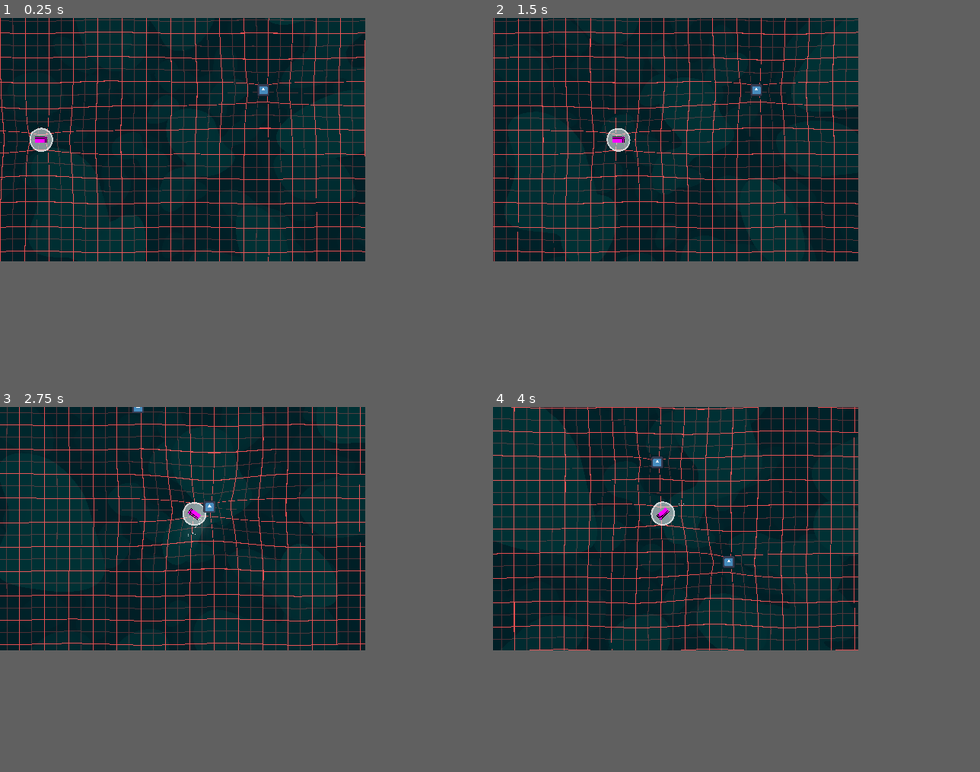
Above: before the commit, frames 1-4 (two rows, left to right).
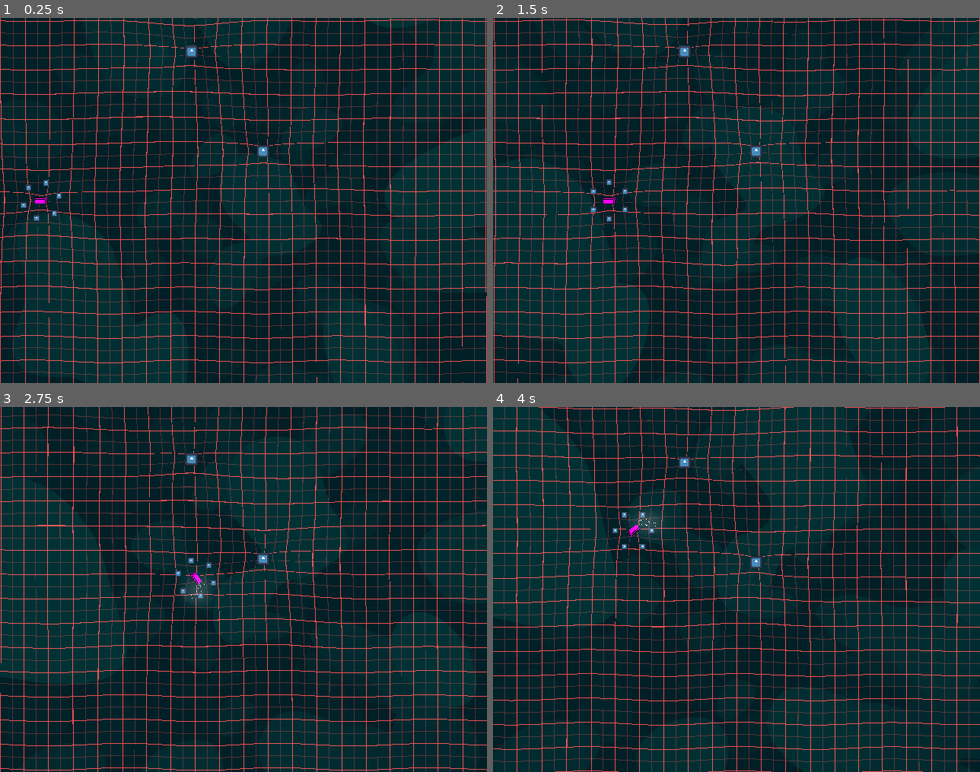
Above: after the commit, the same moments.

Repository: 3xcpy/roguelike-arcade-driving
Game: Godot game, scene res://scenes/main.tscn
Same seed, same stepped clock (60 frames per second), same inputs: the game is played once before the commit and once after it. The engine's default icon, where the game draws it, is replaced by a stand-in: a white triangle on a blue panel in a dark square.
Inputs:
- Up to frame 1 (0.25 s): no input
- Up to frame 2 (1.5 s): tap Enter at 0.5 s; hold Up from 0.53 s (still down); tap Alt at 0.6 s; tap Shift at 1.35 s
- Up to frame 3 (2.75 s): release Up at 2.03 s; hold Left (steer_left) from 2.03 s (still down); tap Alt at 2.1 s
- Up to frame 4 (4 s): tap Shift at 2.85 s; release Left (steer_left) at 3.53 s; hold Down from 3.53 s (still down); tap Alt at 3.6 s
The window is 480x320 before the commit and 640x480 after it. Grey fills any space a smaller window leaves; there, only what the larger window draws over its background counts as a difference.

The runs differ from the first frame. In frame 1, 16% of the frame differs, in the area x 0-100%, y 0-100%; in frame 2, 16%; in frame 3, 18%; in frame 4, 17%.

Commit message:
Weapons now do continuous damage, changed resolution

Diff:
--- a/project.godot
+++ b/project.godot
@@ -21,8 +21,8 @@
 
 [display]
 
-window/size/viewport_width=480
-window/size/viewport_height=320
+window/size/viewport_width=640
+window/size/viewport_height=480
 window/stretch/mode="viewport"
 
 [editor_plugins]
--- a/scenes/aura.tscn
+++ b/scenes/aura.tscn
@@ -29,5 +29,3 @@
 material = SubResource("ShaderMaterial_u8i4k")
 scale = Vector2(0.25, 0.25)
 texture = ExtResource("1_2eort")
-
-[connection signal="area_entered" from="Area2D" to="." method="_on_area_2d_area_entered"]
--- a/scenes/enemy.tscn
+++ b/scenes/enemy.tscn
@@ -7,6 +7,17 @@
 
 [sub_resource type="RectangleShape2D" id="RectangleShape2D_md0e3"]
 size = Vector2(16, 16)
+
+[sub_resource type="ParticleProcessMaterial" id="ParticleProcessMaterial_5uy6h"]
+particle_flag_disable_z = true
+angle_min = 1.0728835e-05
+angle_max = 1.0728835e-05
+spread = 180.0
+initial_velocity_min = 50.95
+initial_velocity_max = 107.99
+gravity = Vector3(0, 0, 0)
+damping_min = 100.00001
+damping_max = 100.00001
 
 [node name="Enemy" type="Area2D" groups=["Enemies"]]
 script = ExtResource("1_5uy6h")
@@ -24,4 +35,14 @@
 
 [node name="HealthComponent" parent="." instance=ExtResource("3_4ra3w")]
 
+[node name="GPUParticles2D" type="GPUParticles2D" parent="."]
+position = Vector2(-1, 0)
+emitting = false
+amount = 16
+lifetime = 0.5
+one_shot = true
+explosiveness = 1.0
+process_material = SubResource("ParticleProcessMaterial_5uy6h")
+
+[connection signal="damaged" from="HealthComponent" to="." method="_on_health_component_damaged"]
 [connection signal="dead" from="HealthComponent" to="." method="_on_health_component_dead"]
--- a/scenes/player.tscn
+++ b/scenes/player.tscn
@@ -49,9 +49,9 @@
 [node name="Player" type="CharacterBody2D"]
 z_index = 1
 script = ExtResource("1_3vyb7")
-speed = 150.0
+speed = 100.0
 traction = 5.0
-drift_trigger = 0.8
+drift_trigger = 0.85
 
 [node name="CollisionShape2D" type="CollisionShape2D" parent="."]
 rotation = 1.5707964
@@ -75,9 +75,10 @@
 [node name="Weapons" type="Node2D" parent="."]
 
 [node name="Eyeballs" parent="Weapons" instance=ExtResource("4_dqkch")]
-amount = 0
+amount = 6
 
 [node name="Aura" parent="Weapons" instance=ExtResource("4_tuyoq")]
+radius = 0.0
 
 [node name="HealthComponent" parent="." instance=ExtResource("4_qlg0r")]
 
--- a/scripts/aura.gd
+++ b/scripts/aura.gd
@@ -1,7 +1,10 @@
 extends Node2D
 
 var damage: float = 1.0
+var tick: float = 0.1
 @export var radius: float = 16.0
+
+var timer: float = 0.0
 
 @onready var area: Area2D = $Area2D
 
@@ -10,13 +13,17 @@
 	set_radius(radius)
 
 
-func _physics_process(_delta: float) -> void:
-	area.global_position = global_position
+func _physics_process(delta: float) -> void:
+	timer += delta
+	if timer >= tick:
+		timer = 0.0
+		var overlapping_areas := area.get_overlapping_areas()
+		for a in overlapping_areas:
+			if a.is_in_group("Enemies"):
+				if a.has_method("damage"):
+					a.damage(damage)
 
-
-func _on_area_2d_area_entered(in_area: Area2D) -> void:
-	if in_area.has_method("damage"):
-		in_area.damage(damage)
+	area.global_position = global_position # get_overlapping_bodies is only updated after physics_process, so this is staggered over the frames (i think)
 
 
 func set_radius(rad: float) -> void:
--- a/scripts/distortion_emitter.gd
+++ b/scripts/distortion_emitter.gd
@@ -3,7 +3,7 @@
 
 func _physics_process(_delta: float) -> void:
 	var screen_pos := get_global_transform_with_canvas().get_origin()
-	var screen_size = DisplayServer.window_get_size()
-	var screen_rect := Rect2(Vector2(0.0, 0.0), screen_size)
+	var screen_size = Vector2(ProjectSettings.get_setting("display/window/size/viewport_width"), ProjectSettings.get_setting("display/window/size/viewport_height"))
+	var screen_rect := Rect2(Vector2(-64.0, -64.0), screen_size + Vector2(64.0, 64.0))
 	if screen_rect.has_point(screen_pos):
 		Global.floor.add_position(screen_pos)
--- a/scripts/enemy.gd
+++ b/scripts/enemy.gd
@@ -4,3 +4,8 @@
 
 func _on_health_component_dead() -> void:
 	queue_free()
+
+
+func _on_health_component_damaged(_dmg: float) -> void:
+	$GPUParticles2D.emitting = true
+	$GPUParticles2D.restart()
--- a/scripts/eyeballs.gd
+++ b/scripts/eyeballs.gd
@@ -2,12 +2,14 @@
 
 @export var eyeball: PackedScene
 @export var damage: float = 1.0
+var tick: float = 0.1
 @export var distance_from_center: float = 24.0
 @export var rotation_speed: float = 30.0
 
 @export var amount: int = 1
 var eyeballs: Array[Area2D]
 var rot := 0.0
+var timer: float = 0.0
 
 
 func _ready() -> void:
@@ -15,6 +17,16 @@
 
 
 func _physics_process(delta: float) -> void:
+	timer += delta
+	if timer >= tick:
+		timer = 0.0
+		for eye in eyeballs:
+			var overlapping_areas := eye.get_overlapping_areas()
+			for a in overlapping_areas:
+				if a.is_in_group("Enemies"):
+					if a.has_method("damage"):
+						a.damage(damage)
+
 	rot += rotation_speed * delta
 	var curr_rot = rot
 	for e in eyeballs:
@@ -32,14 +44,3 @@
 		e.top_level = true
 		eyeballs.append(e)
 		add_child(e)
-		e.connect("body_entered", _on_eyeball_body_entered)
-		e.connect("area_entered", _on_eyeball_area_entered)
-
-
-func _on_eyeball_body_entered(body: Node2D) -> void:
-	print(body)
-
-
-func _on_eyeball_area_entered(area: Area2D) -> void:
-	if area.has_method("damage"):
-		area.damage(damage)
Not shown: 1 places in scenes/enemy.tscn that only renumber resources
